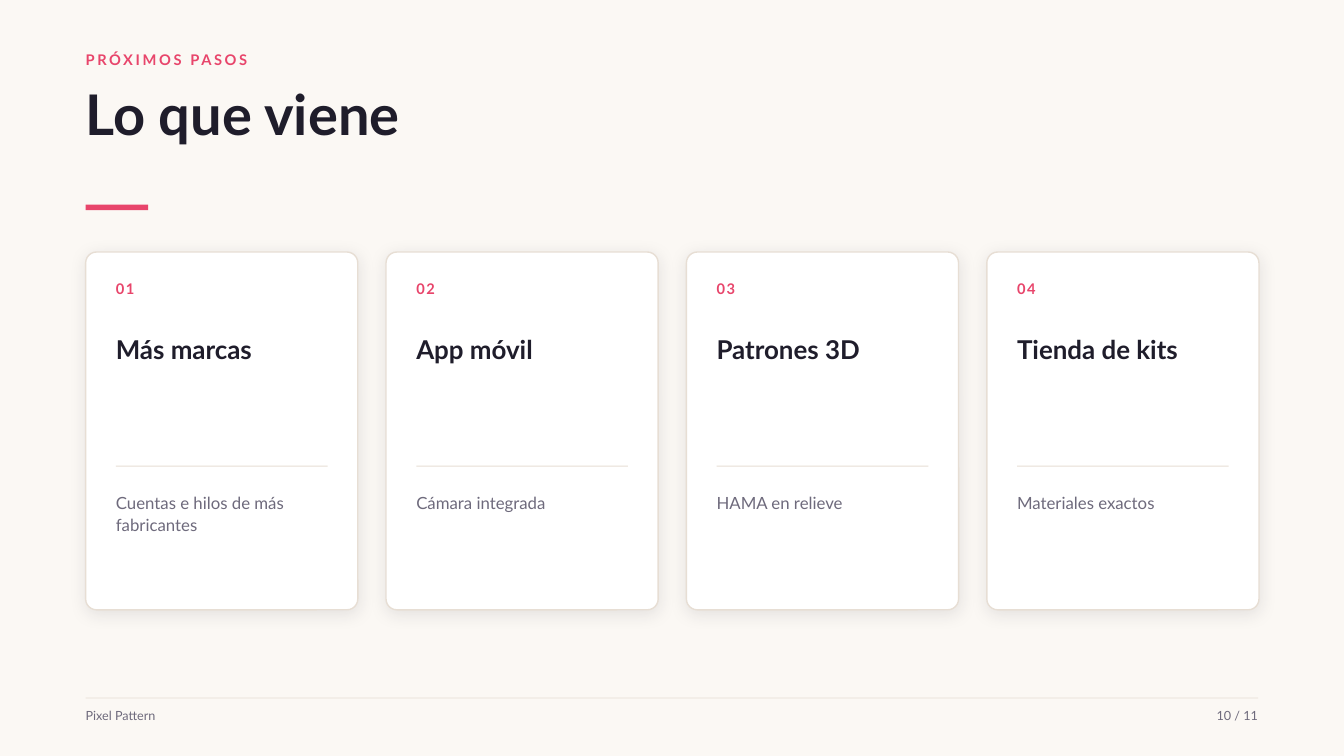
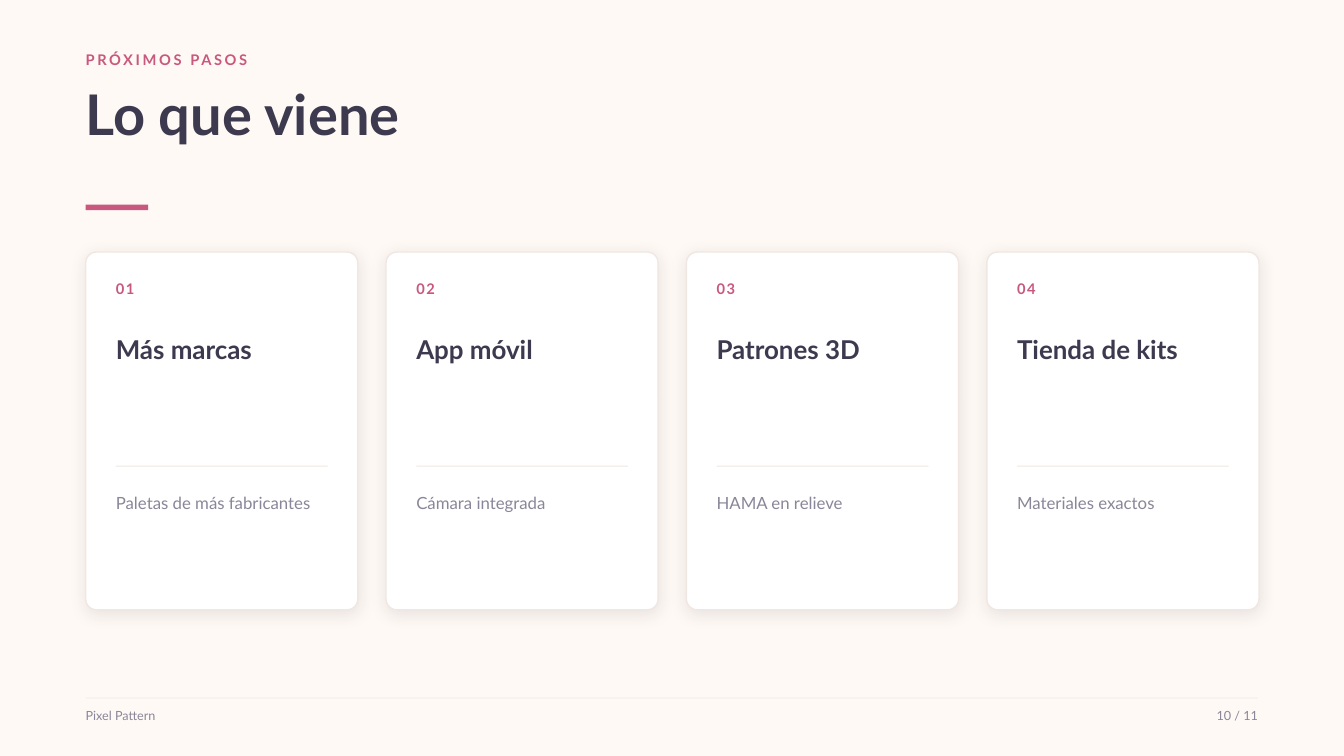
Before and after one commit to antonpayno/megan-grok, a slide deck: slide 10 of pitch/pixel-pattern-pitch.pptx. Drawn at 1344x756 pixels with LibreOffice and Linux fonts; fonts in the diff are those of the drawing. Boxes give left, top, right and bottom in pixels: in the first picture for what was removed or moved away, otherwise in the second. Text is boxed around its words. In the diff, an @@ line names an element or a change of style, - is before the commit and + after.

Commit message:
style: paleta pastel y tono amigable en toda la app

```diff
--- a/pitch/pixel-pattern-pitch.pptx
+++ b/pitch/pixel-pattern-pitch.pptx
@@ background #FBF8F4 to #FFF9F5 @@
@@ rectangle at box(86, 205, 148, 211): fill #E8456B to #C9587E @@
@@ outline #E7DED4 1 pt to #F1E7E2 1 pt in 4 elements at box(86, 252, 358, 610), box(386, 252, 658, 610), box(687, 252, 959, 610), box(987, 252, 1259, 610) @@
@@ text colour #E8456B to #C9587E in 5 elements at box(86, 50, 892, 81), box(116, 283, 135, 294), box(416, 283, 435, 294), box(717, 283, 736, 294), box(1017, 283, 1036, 294) @@
@@ text colour #1F1D2B to #3D3A4F in 5 elements at box(86, 93, 399, 145), box(116, 340, 252, 359), box(416, 339, 533, 364), box(717, 340, 860, 359), box(1017, 339, 1177, 359) @@
@@ text at box(116, 496, 310, 509): text changed; text colour #6E6A7C to #8A8699 @@
-Cuentas e hilos de más fabricantes
+Paletas de más fabricantes
@@ text colour #6E6A7C to #8A8699 in 5 elements at box(416, 497, 546, 512), box(717, 496, 843, 509), box(1017, 496, 1154, 509), box(86, 711, 155, 720), box(1217, 711, 1258, 720) @@
```
Also in this commit, not shown: 10 other slides changed, 22 other files.
